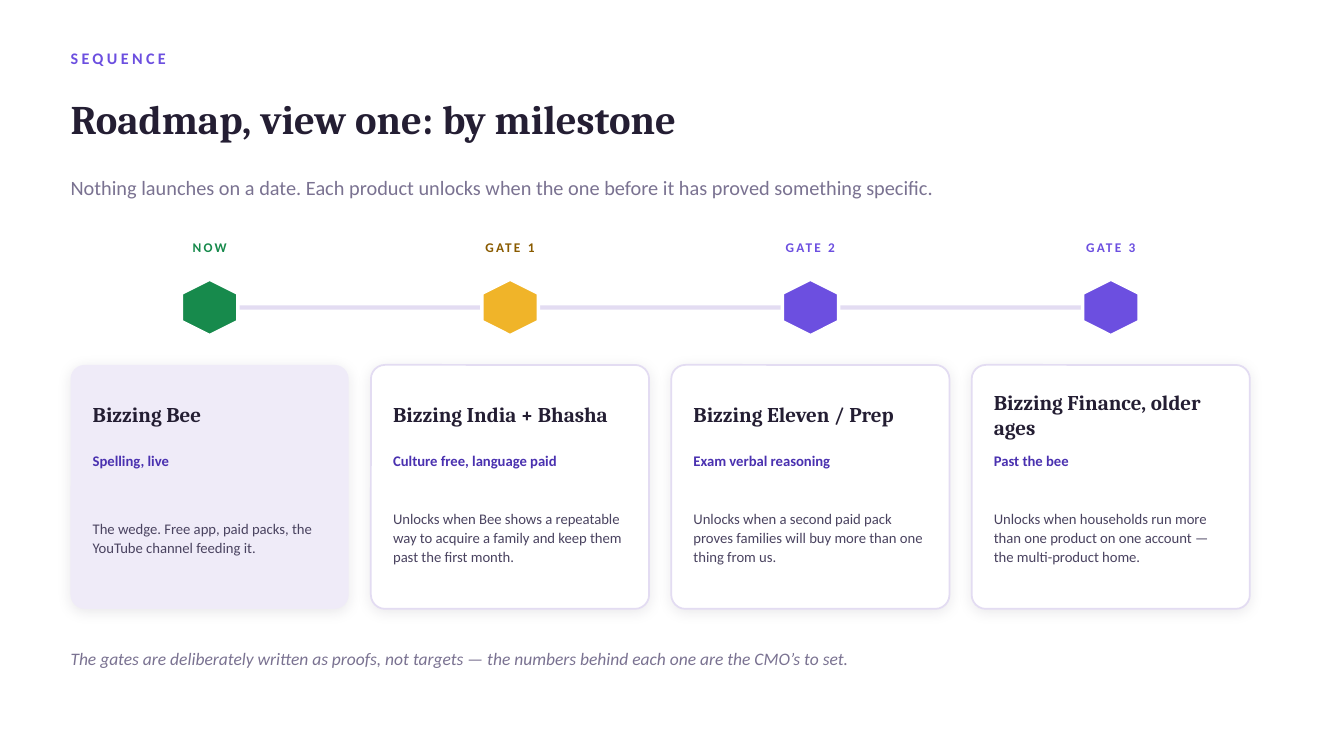
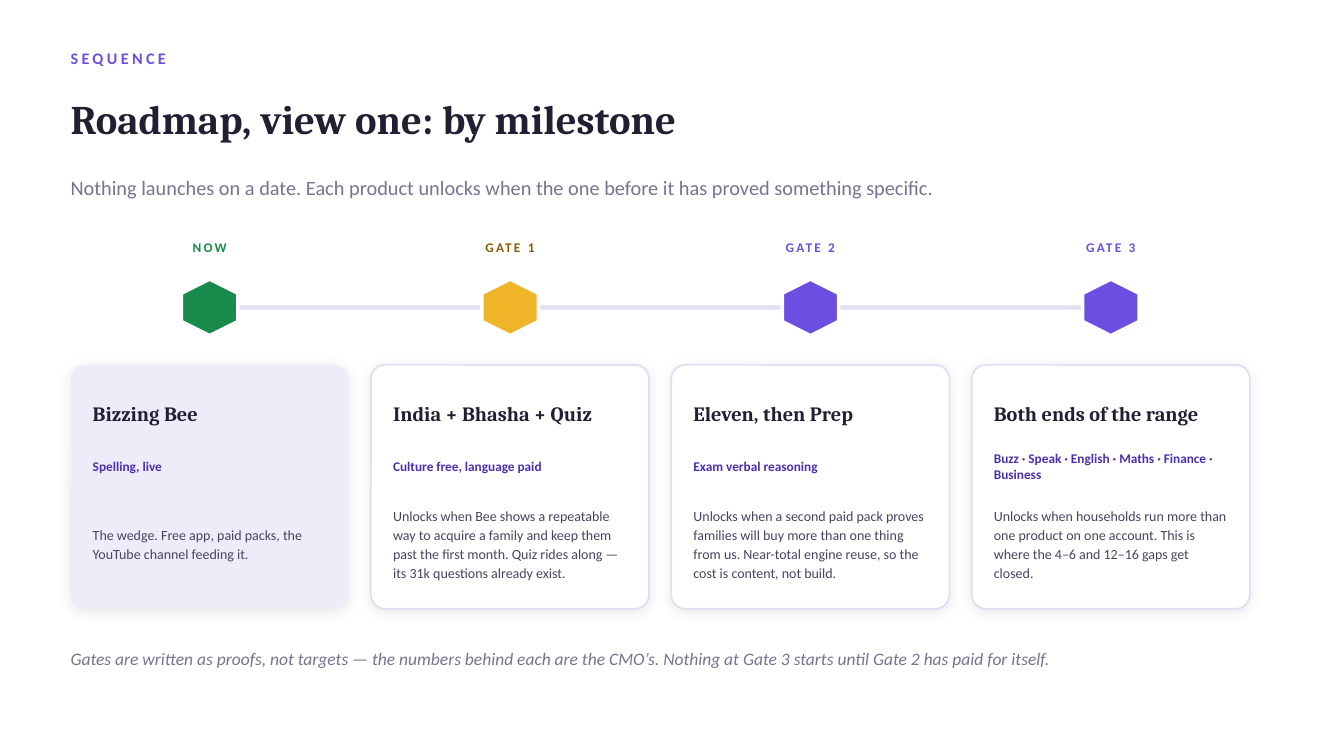
Before and after one commit to aayuvis/Bizzing-Bee, a slide deck: slide 18 of strategy/Bizzing-Strategy-Org.pptx (slide 9 before the commit). Drawn at 1344x756 pixels with LibreOffice and Linux fonts; fonts in the diff are those of the drawing. Boxes give left, top, right and bottom in pixels: in the first picture for what was removed or moved away, otherwise in the second. Text is boxed around its words. In the diff, an @@ line names an element or a change of style, - is before the commit and + after.

```diff
--- a/strategy/Bizzing-Strategy-Org.pptx
+++ b/strategy/Bizzing-Strategy-Org.pptx
@@ text "Bizzing Bee" at [93, 407, 198, 426]: size 15 to 14.5 pt @@
@@ text at [393, 407, 592, 425]: text changed; size 15 to 14.5 pt @@
-Bizzing India + Bhasha
+India + Bhasha + Quiz
@@ text at [693, 407, 853, 426]: text changed; size 15 to 14.5 pt @@
-Bizzing Eleven / Prep
+Eleven, then Prep
@@ text at [994, 406, 1198, 426]: text changed; size 15 to 14.5 pt @@
-Bizzing Finance, older ages
+Both ends of the range
@@ size 10.5 to 9.5 pt; line spacing 1 to 12pt in 3 elements at [93, 461, 162, 474], [393, 461, 542, 474], [693, 461, 818, 474] @@
@@ text at [994, 453, 1206, 479]: text changed; size 10.5 to 9.5 pt @@
-Past the bee
+Buzz · Speak · English · Maths · Finance · Business
@@ text "The wedge. Free app, paid ..." at [93, 530, 302, 562]: size 10.5 to 10 pt @@
@@ text at [393, 511, 611, 581]: text changed; size 10.5 to 10 pt @@
-Unlocks when Bee shows a repeatable way to acquire a family and keep them past the first month.
+Unlocks when Bee shows a repeatable way to acquire a family and keep them past the first month. Quiz rides along — its 31k questions already exist.
@@ text at [693, 511, 924, 580]: text changed; size 10.5 to 10 pt @@
-Unlocks when a second paid pack proves families will buy more than one thing from us.
+Unlocks when a second paid pack proves families will buy more than one thing from us. Near-total engine reuse, so the cost is content, not build.
@@ text at [994, 511, 1226, 578]: text changed; size 10.5 to 10 pt @@
-Unlocks when households run more than one product on one account — the multi-product home.
+Unlocks when households run more than one product on one account. This is where the 4–6 and 12–16 gaps get closed.
@@ text at [71, 653, 1049, 668]: text changed @@
-The gates are deliberately written as proofs, not targets — the numbers behind each one are the CMO’s to set.
+Gates are written as proofs, not targets — the numbers behind each are the CMO’s. Nothing at Gate 3 starts until Gate 2 has paid for itself.
```
Also in this commit, not shown: 1 other slide changed, 10 slides added, 1 slide removed, 1 other file.
